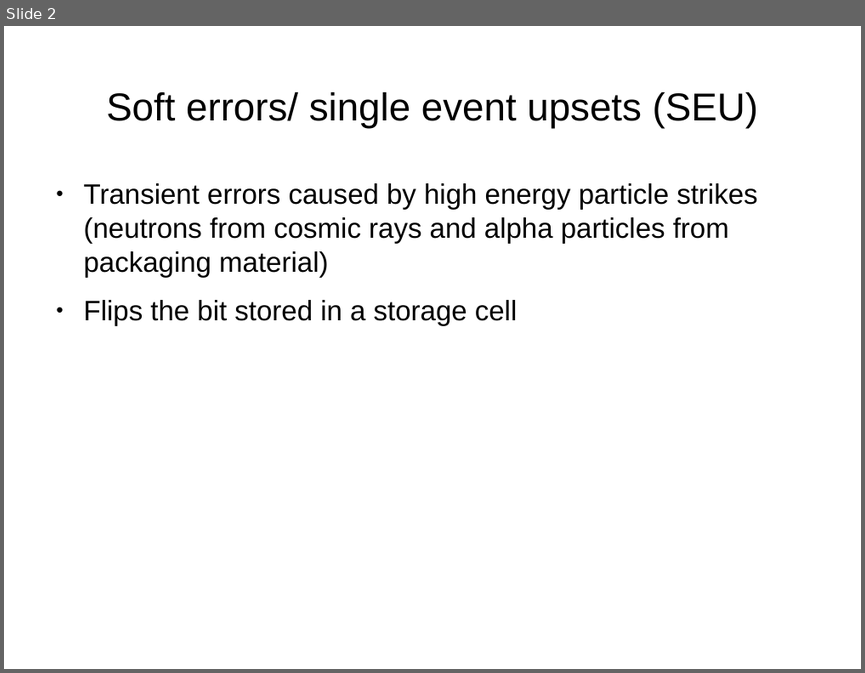
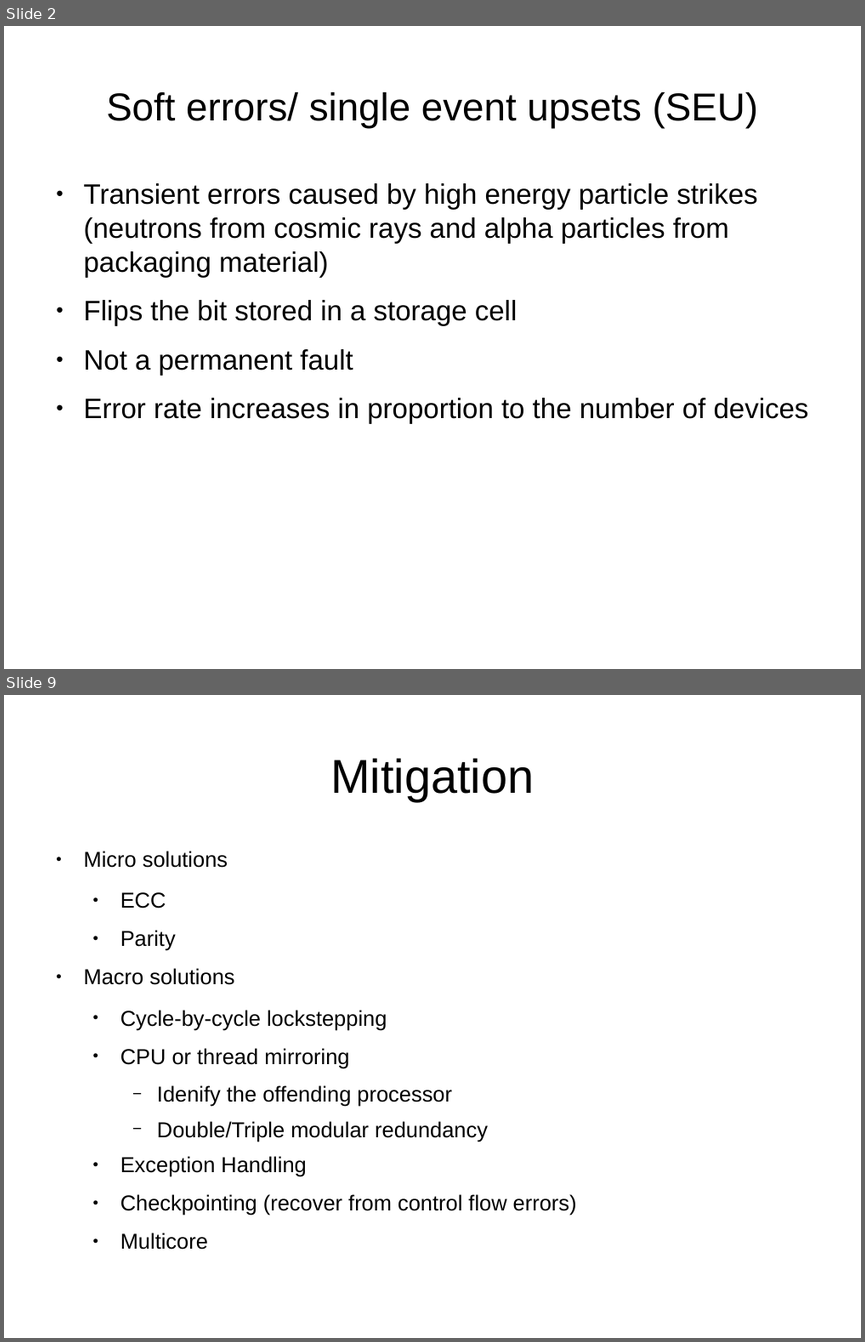
Before and after one commit to nandithaec/c-code-project, a slide deck: report/softerrors.odp. Shown one above the other, each under a label of ours: slide 2 before the commit, slides 2 and 9 after it; the slides between them are not shown. The pictures are 865x673 and 865x1342 pixels, drawn with LibreOffice and Linux fonts; fonts in the diff are those of the drawing. Boxes give left, top, right and bottom in pixels: in the first picture for what was removed or moved away, otherwise in the second. Text is boxed around its words. In the diff, an @@ line names an element or a change of style, - is before the commit and + after.

Commit message:
Report except results

```diff
--- a/report/softerrors.odp
+++ b/report/softerrors.odp
@@ slide 9 added at <box>4,695,861,1338</box>, background #FFFFFF @@
@@ title added at <box>330,758,534,801</box>, 44 pt, text #000000 @@
+Mitigation
@@ text added at <box>84,851,577,1249</box>, 20 pt, text #000000 @@
+● Micro solutions
+  ● ECC
+  ● Parity
+● Macro solutions
+  ● Cycle-by-cycle lockstepping
+  ● CPU or thread mirroring
+    − Idenify the offending processor
+    − Double/Triple modular redundancy
+  ● Exception Handling
+  ● Checkpointing (recover from control flow errors)
+  ● Multicore
@@ slide 2 changed as well @@
@@ text at <box>84,349,809,424</box>: paragraphs added @@
+● Not a permanent fault
+● Error rate increases in proportion to the number of devices
```
Also in this commit, not shown: 2 other slides changed, 7 other slides added, 1 slide removed, 2 other files.
